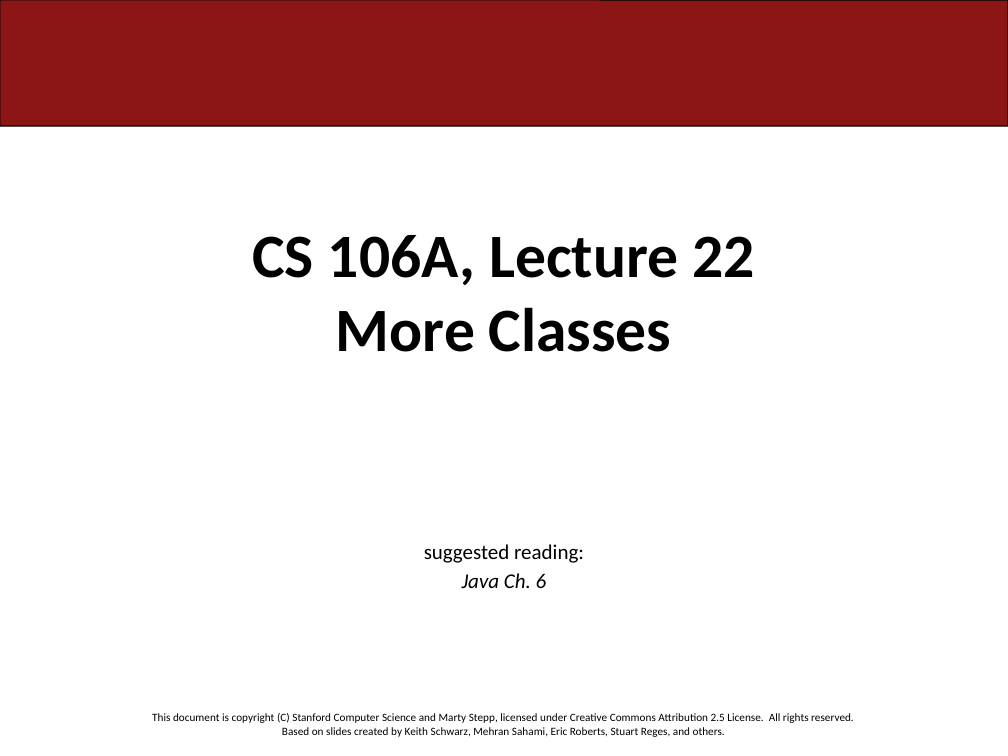
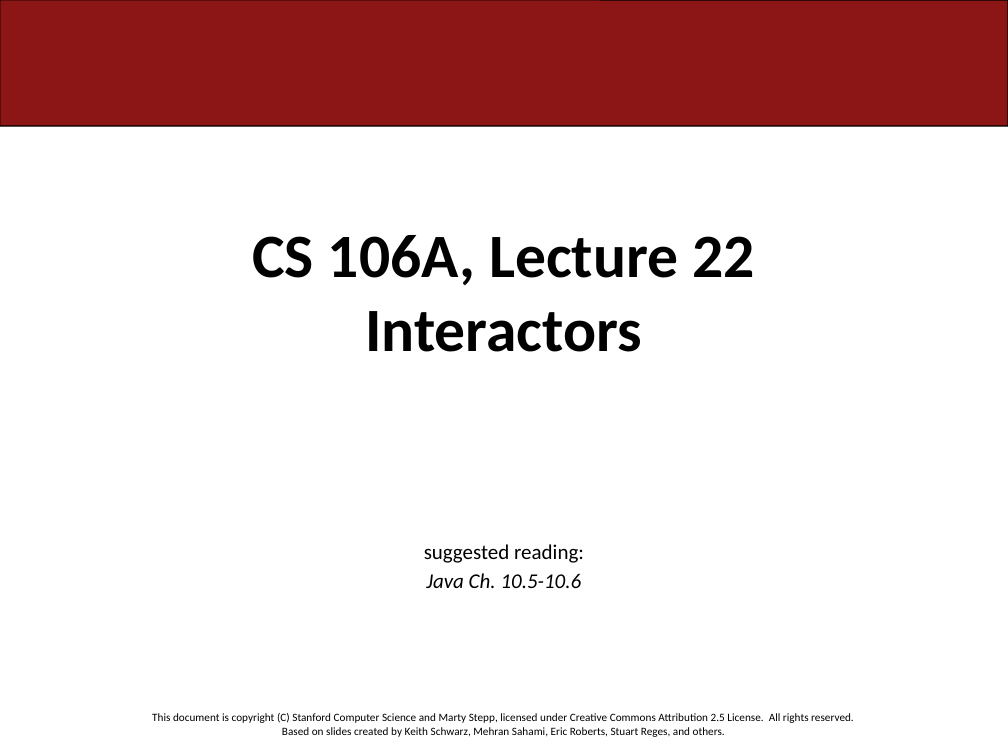
Before and after one commit to ckincaid17/cs106a-summer-2018, a slide deck: slide 1 of WWW/lectures/Lecture23/Lecture23.pptx. Drawn at 1008x756 pixels with LibreOffice and Linux fonts; fonts in the diff are those of the drawing. Boxes give left, top, right and bottom in pixels: in the first picture for what was removed or moved away, otherwise in the second. Text is boxed around its words. In the diff, an @@ line names an element or a change of style, - is before the commit and + after.

```diff
--- a/WWW/lectures/Lecture23/Lecture23.pptx
+++ b/WWW/lectures/Lecture23/Lecture23.pptx
@@ title at (x1=252, y1=235, x2=754, y2=352): text changed @@
-CS 106A, Lecture 22
-More Classes
+CS 106A, Lecture 22
+Interactors
@@ subtitle at (x1=426, y1=573, x2=582, y2=588): text changed @@
-Java Ch. 6
+Java Ch. 10.5-10.6
```
Also in this commit, not shown: 12 other slides changed, 35 slides added, 26 slides removed, 4 other files.
